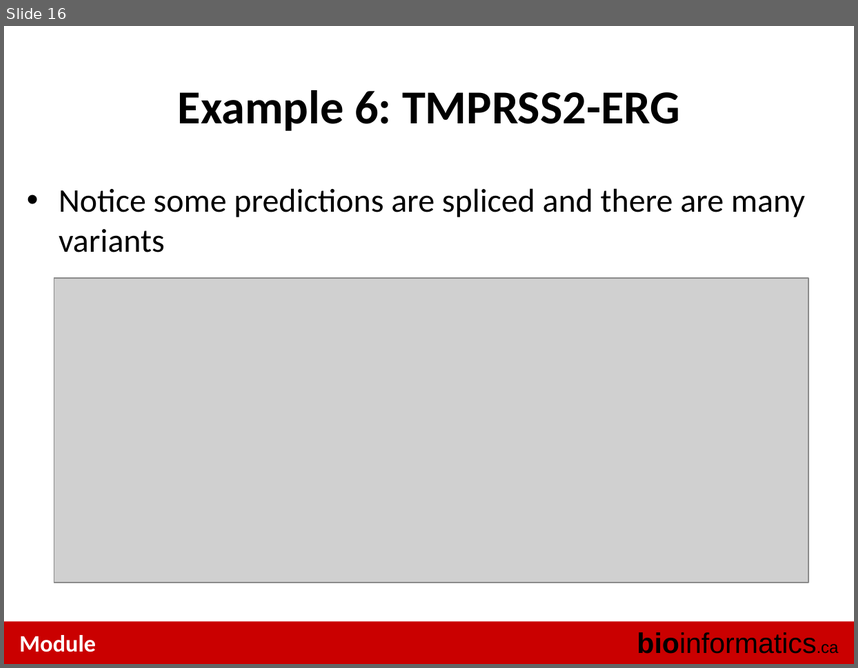
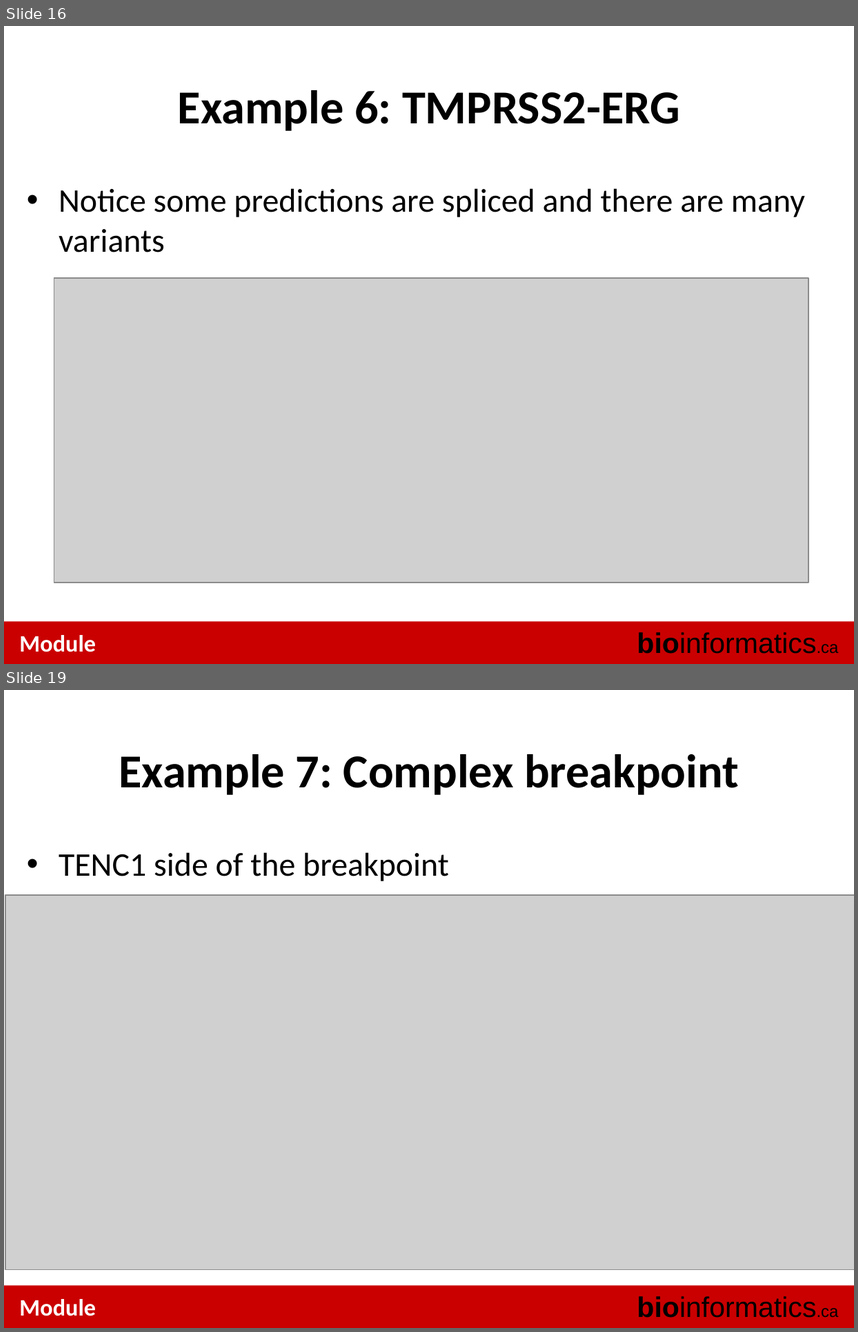
Before and after one commit to tinyheero/BICG-2016, a slide deck: gene_fusions/content/CBW_BiCG_GeneFusionsLab_2014.pptx. Shown one above the other, each under a label of ours: slide 16 before the commit, slides 16 and 19 after it; the slides between them are not shown. The pictures are 858x668 and 858x1332 pixels, drawn with LibreOffice and Linux fonts; fonts in the diff are those of the drawing; grey boxes stand for pictures. Boxes give left, top, right and bottom in pixels: in the first picture for what was removed or moved away, otherwise in the second. Text is boxed around its words. In the diff, an @@ line names an element or a change of style, - is before the commit and + after.

```diff
--- a/gene_fusions/content/CBW_BiCG_GeneFusionsLab_2014.pptx
+++ b/gene_fusions/content/CBW_BiCG_GeneFusionsLab_2014.pptx
@@ slide 19 added at (4,690,854,1328), background #FFFFFF; not listed: 3 template elements that a slide beside it also shows @@
@@ title added at (119,754,739,795), 40 pt, text #000000, bold @@
+Example 7: Complex breakpoint
@@ text added at (59,852,449,881), 28 pt, text #000000 @@
+• TENC1 side of the breakpoint
@@ picture added at (5,895,854,1269) @@
```
Also in this commit, not shown: 2 other slides added, 1 other file.
